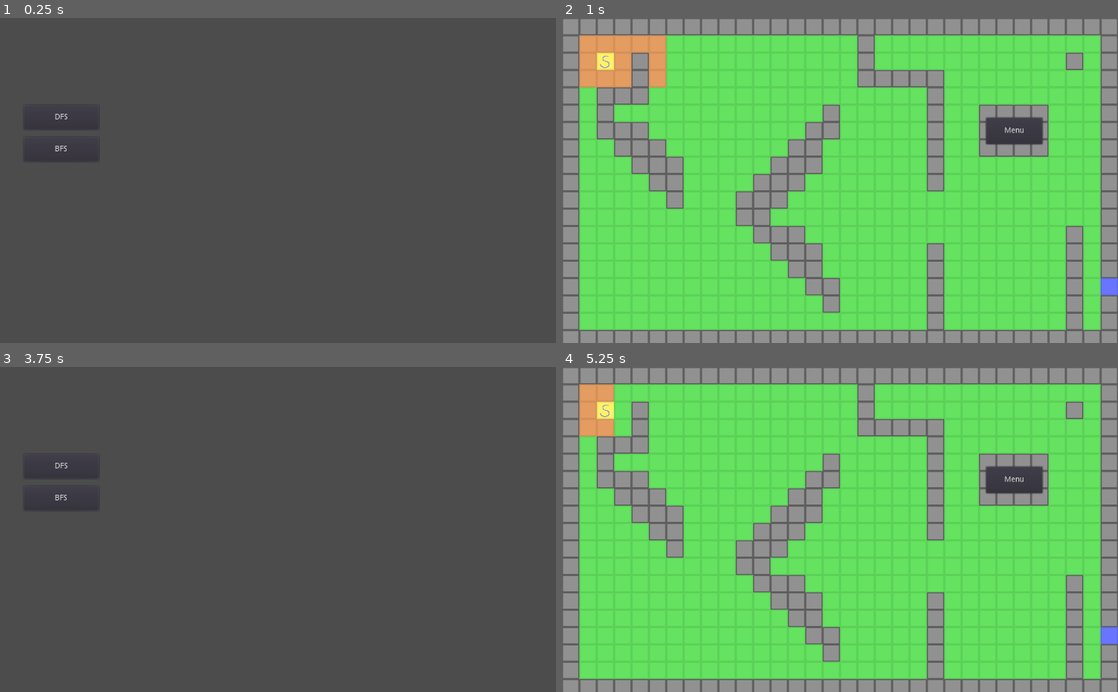
Above: before the commit, frames 1-4 (two rows, left to right).
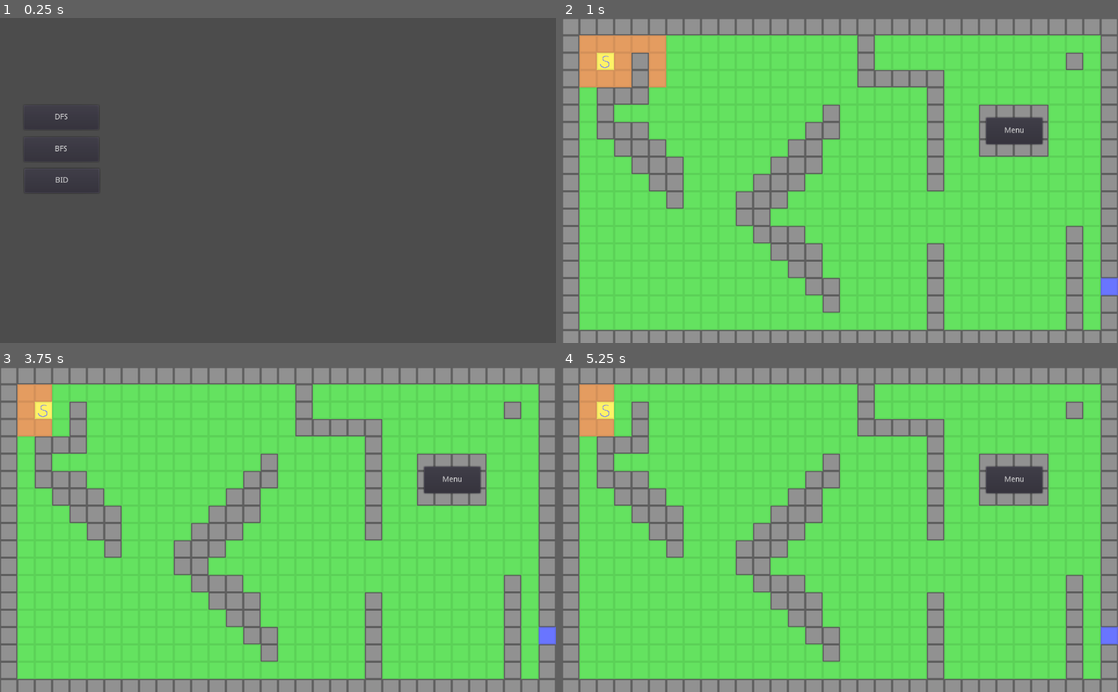
Above: after the commit, the same moments.

Repository: ImNotMenduina/Pathfinder_godot3
Game: Godot game, scene res://Menu.tscn
The game is run twice, just before and just after one commit, with the same random seed, the same clock (stepped at 60 frames per second) and the same inputs.
Inputs (mouse positions are in pixels of both pictures, inside the frame that each line leads up to):
- Up to frame 1 (0.25 s): no input
- Up to frame 2 (1 s): click "DFS" at 0.5 s
- Up to frame 3 (3.75 s): click "Menu" at 1.25 s; click "BFS" at 2 s; click "Menu" at 2.75 s; click (61, 529) at 3.5 s, where only the run after the commit has a clickable "BID"
- Up to frame 4 (5.25 s): click (1012, 480) at 4.25 s, where only the run after the commit has a clickable "Menu"; click "DFS" at 5 s

The runs differ from the first frame. In frame 1, less than 0.1% of the frame differs, in the area x 5-18%, y 48-54%; in frame 2, nothing differs; in frame 3, 95%, in the area x 0-100%, y 0-100%; in frame 4, nothing differs.

Commit message:
add: add a menu with options to choose the algorithm

Diff:
--- a/Menu.gd
+++ b/Menu.gd
@@ -1,22 +1,12 @@
 extends Node2D
 
-
-# Declare member variables here. Examples:
-# var a = 2
-# var b = "text"
+func _on_DFS_pressed():
+	get_tree().change_scene("res://DFS/dfs_mz.tscn")
 
 
-# Called when the node enters the scene tree for the first time.
-func _ready():
-	pass # Replace with function body.
+func _on_BFS_pressed():
+	get_tree().change_scene("res://BFS/bfs_mz.tscn")
 
 
-# Called every frame. 'delta' is the elapsed time since the previous frame.
-#func _process(delta):
-#	pass
-
-func _on_Button_pressed():
-	get_tree().change_scene("res://DFS/dfs_mz.tscn")
-
-func _on_Button2_pressed():
-	get_tree().change_scene("res://BFS/bfs_mz.tscn")
+func _on_BID_pressed():
+	get_tree().change_scene("res://BID/bid_mz.tscn")
--- a/Menu.tscn
+++ b/Menu.tscn
@@ -19,5 +19,13 @@
 margin_bottom = 265.0
 text = "BFS"
 
-[connection signal="pressed" from="DFS" to="." method="_on_Button_pressed"]
-[connection signal="pressed" from="BFS" to="." method="_on_Button2_pressed"]
+[node name="BID" type="Button" parent="."]
+margin_left = 45.0
+margin_top = 278.0
+margin_right = 183.0
+margin_bottom = 323.0
+text = "BID"
+
+[connection signal="pressed" from="DFS" to="." method="_on_DFS_pressed"]
+[connection signal="pressed" from="BFS" to="." method="_on_BFS_pressed"]
+[connection signal="pressed" from="BID" to="." method="_on_BID_pressed"]
